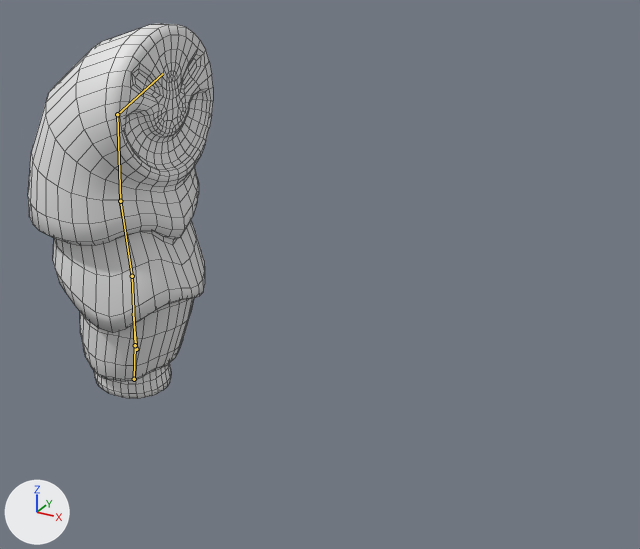
An edit to the Blender file BeatThisGame/Assets/Characters/blob.blend, drawn before and after from the same camera.
Both versions are drawn from a 50 mm camera at (13.49, -14.81, 11.43) aimed at (5.3, 0.08, 3.98). Arrows for +X, +Y and +Z are at lower left; the lights stay in place. Both versions are drawn at frame 1 of the action 'return'; the numbers are the values there. The bones that bend it are drawn over the model as lines. Mesh edges are drawn as thin lines.
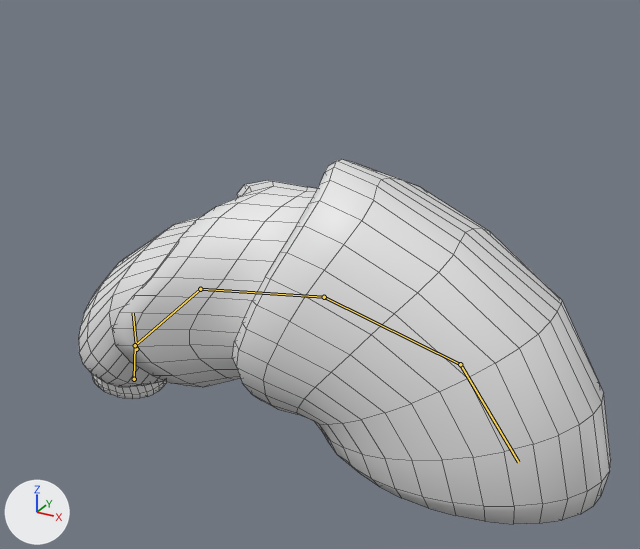
Pixel boxes (x1, y1, x2, y2) of what changed, in the pictures (640 x 549 px):
'Cylinder', posed (187% wider)
    before: (28, 24, 213, 399)
    after: (79, 159, 611, 524)
bone 'Bone.001', root to tip
    before: (135, 345) to (132, 276)
    after: (135, 345) to (200, 289)
bone 'Bone.002', root to tip
    before: (132, 276) to (120, 201)
    after: (200, 289) to (324, 297)
bone 'Bone.003', root to tip
    before: (120, 201) to (117, 114)
    after: (324, 297) to (460, 364)
bone 'Bone.004', root to tip
    before: (117, 114) to (163, 73)
    after: (460, 364) to (518, 462)

The change, as a list of edits to the scene's bpy script:
```text
Change bone_bone_001:
    where bone_bone_001 = bpy.data.objects['Armature.001'].pose.bones['Bone.001']  # child of 'Bone'
    bone_bone_001.rotation_quaternion: (0.992, 0.126, 0.0, 0.001) -> (0.877, 0.48, -0.001, 0.003)  # degrees (14, 0, 0) -> degrees (57, 0, 0)
    bone_bone_001.scale: (1.0, 1.04, 1.01) -> (1.19, 1.6, 1.31)
Change bone_bone_002:
    where bone_bone_002 = bpy.data.objects['Armature.001'].pose.bones['Bone.002']  # child of 'Bone.001'
    bone_bone_002.rotation_quaternion: (0.995, -0.099, 0.0, -0.001) -> (0.951, 0.311, -0.001, 0.002)  # degrees (-11, 0, 0) -> degrees (36, 0, 0)
    bone_bone_002.scale: (1.0, 1.0, 1.0) -> (1.0, 1.21, 1.0)
Change bone_bone_003:
    where bone_bone_003 = bpy.data.objects['Armature.001'].pose.bones['Bone.003']  # child of 'Bone.002'
    bone_bone_003.rotation_quaternion: (0.981, 0.196, 0.0, 0.0) -> (0.999, 0.034, 0.0, 0.0)  # degrees (23, 0, 0) -> degrees (4, 0, 0)
Change bone_bone_004:
    where bone_bone_004 = bpy.data.objects['Armature.001'].pose.bones['Bone.004']  # child of 'Bone.003'
    bone_bone_004.rotation_quaternion: (0.996, -0.084, 0.0, 0.0) -> (0.999, 0.048, 0.0, 0.0)  # degrees (-10, 0, 0) -> degrees (6, 0, 0)
```
